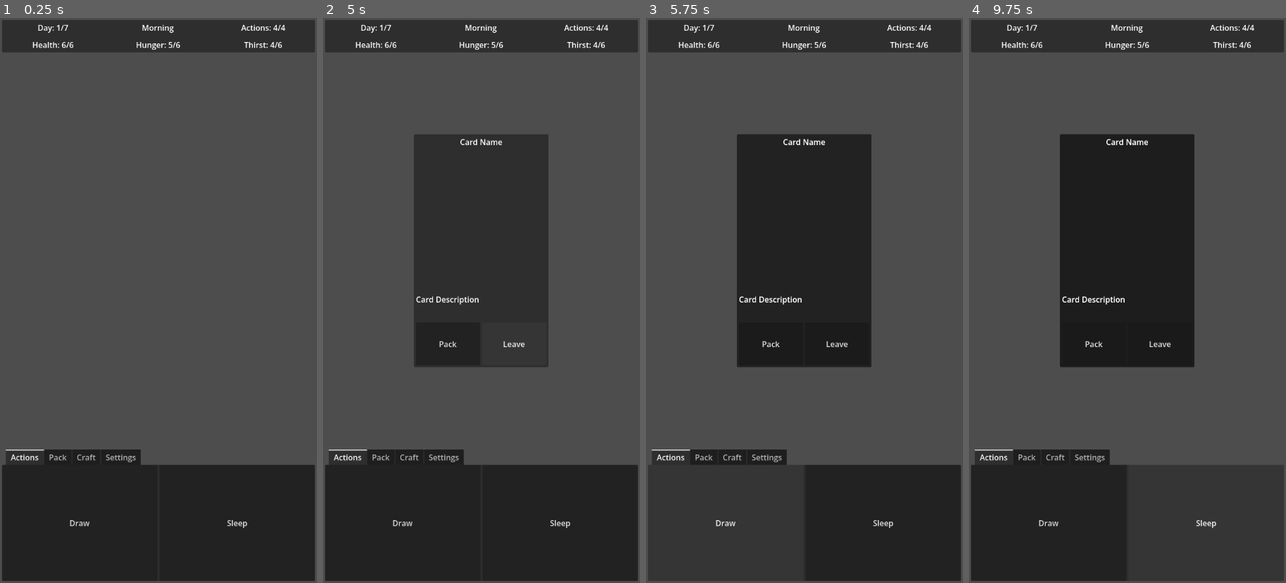
Above: before the commit, frames 1-4 (left to right).
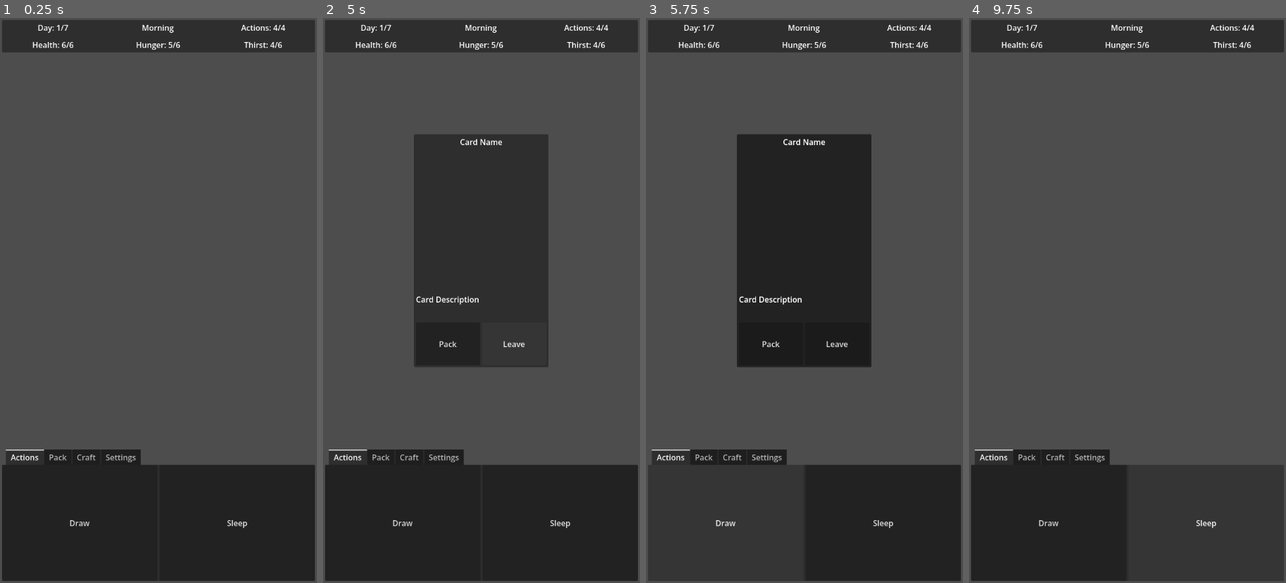
Above: after the commit, the same moments.

Repository: TheOnliestMattastic/Natural-One
Game: Godot game, scene res://scenes/game.tscn
The game is run twice, just before and just after one commit, with the same random seed, the same clock (stepped at 60 frames per second) and the same inputs.
Inputs:
- Up to frame 1 (0.25 s): no input
- Up to frame 2 (5 s): click "Sleep" at 0.5 s; click "Draw" at 1.25 s; click "Pack" at 2 s; click "Leave" at 2.75 s; click "Pack" at 3.5 s; click "Leave" at 4.25 s
- Up to frame 3 (5.75 s): click "Draw" at 5 s
- Up to frame 4 (9.75 s): click "Sleep" at 5.75 s; click "Pack" at 6.5 s; click "Leave" at 7.25 s; click "Draw" at 8 s; click "Sleep" at 8.75 s; tap Enter at 9.5 s

Frames 1-3 are identical in both runs. In frame 4, 17% of the frame differs, in the area x 28-72%, y 20-62%.

Commit message:
Created discard function

Diff:
--- a/scripts/game_master.gd
+++ b/scripts/game_master.gd
@@ -11,5 +11,8 @@
 			ui.draw_card()
 			print("Drawing...")
 
-		"Sleep": print("Sleeping...")
+		"Sleep":
+			ui.discard()
+			print("Sleeping...")
+
 		_: print(button)
--- a/scripts/ui.gd
+++ b/scripts/ui.gd
@@ -1,4 +1,5 @@
 extends Control
+class_name Card
 
 const CARD = preload("uid://yl33ltvvgh44")
 @onready var center: PanelContainer = $MarginContainer/VBoxContainer/Center
@@ -6,3 +7,8 @@
 func draw_card() -> void:
 	var card = CARD.instantiate()
 	center.add_child(card)
+
+func discard() -> void:
+	if center.get_child_count() == 0: return
+	var card = center.get_child(0)
+	if card: card.free()
